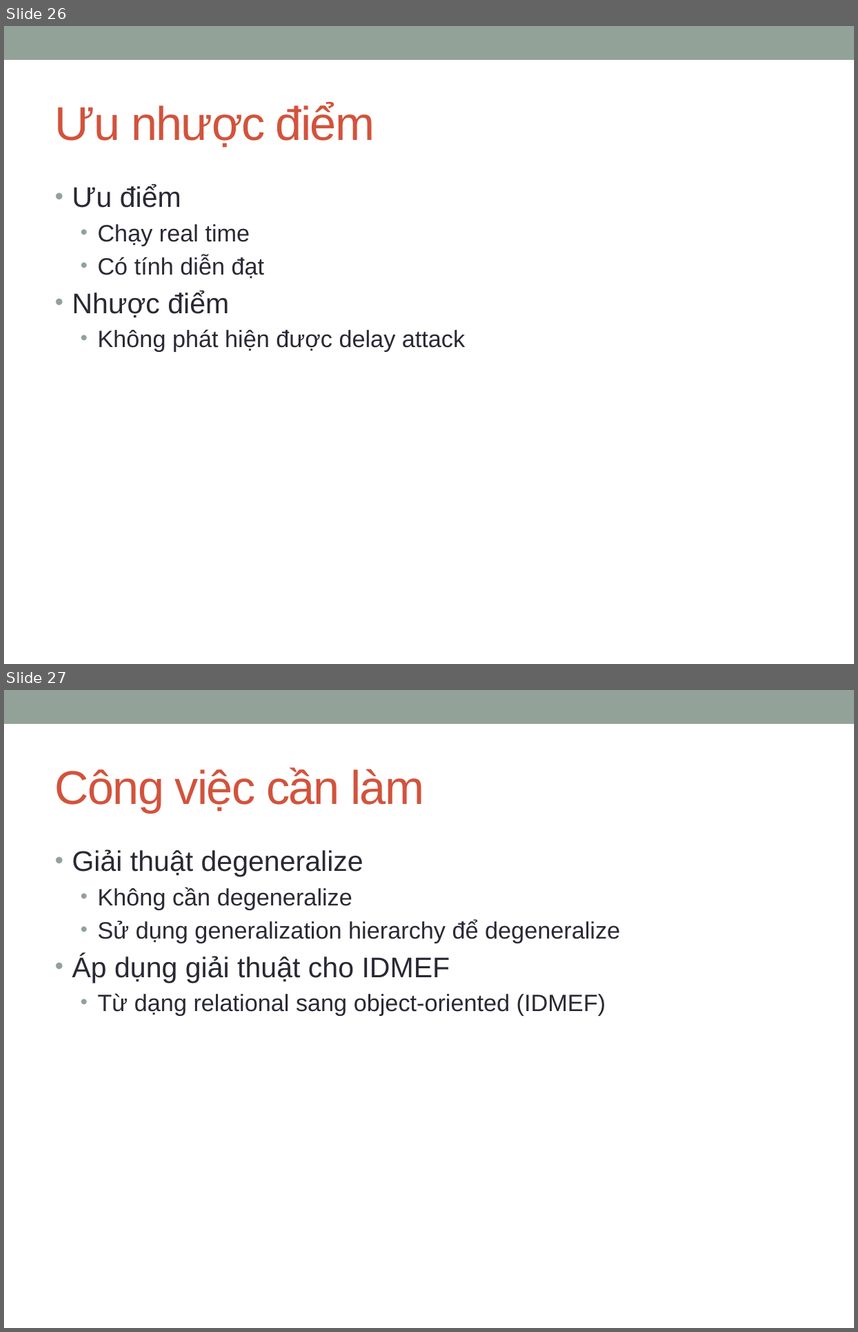
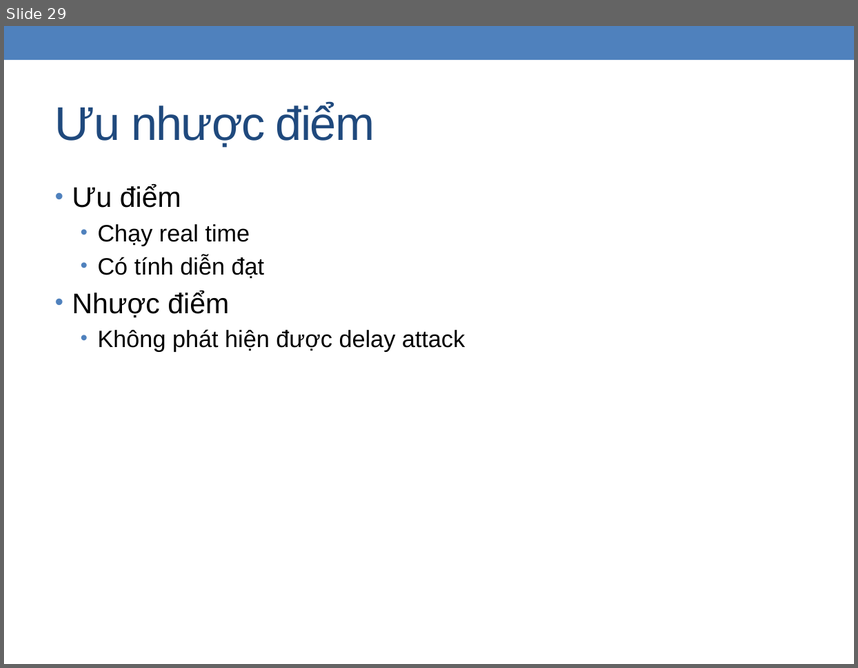
Before and after one commit to zedster27/secviz, a slide deck: branches/C.Thang/Baocao15.1.pptx. Shown one above the other, each under a label of ours: slides 26 and 27 before the commit, slide 29 after it. The pictures are 858x1332 and 858x668 pixels, drawn with LibreOffice and Linux fonts; fonts in the diff are those of the drawing. Boxes give left, top, right and bottom in pixels: in the first picture for what was removed or moved away, otherwise in the second. Text is boxed around its words. In the diff, an @@ line names an element or a change of style, - is before the commit and + after.

```diff
--- a/branches/C.Thang/Baocao15.1.pptx
+++ b/branches/C.Thang/Baocao15.1.pptx
@@ slide 27 removed at (x1=4, y1=690, x2=854, y2=1328), background #FFFFFF; not listed: 1 template element that a slide beside it also shows @@
@@ title removed at (x1=55, y1=767, x2=424, y2=813) @@
-Công việc cần làm
@@ text removed at (x1=72, y1=849, x2=620, y2=1015) @@
-• Giải thuật degeneralize
-  • Không cần degeneralize
-  • Sử dụng generalization hierarchy để degeneralize
-• Áp dụng giải thuật cho IDMEF
-  • Từ dạng relational sang object-oriented (IDMEF)
@@ what was slide 26 is now slide 29 @@
@@ slide 29 changed as well @@
@@ rectangle at (x1=4, y1=26, x2=854, y2=60): fill #93A299 to #4F81BD @@
@@ title "Ưu nhược điểm" at (x1=55, y1=103, x2=375, y2=147): text colour #D2533C to #1F497D @@
@@ text "Ưu điểm" at (x1=72, y1=185, x2=465, y2=351): text colour #292934 to #000000; bullet colour #93A299 to #4F81BD @@
```
Also in this commit, not shown: 23 other slides changed, 8 slides added, 4 other slides removed.
